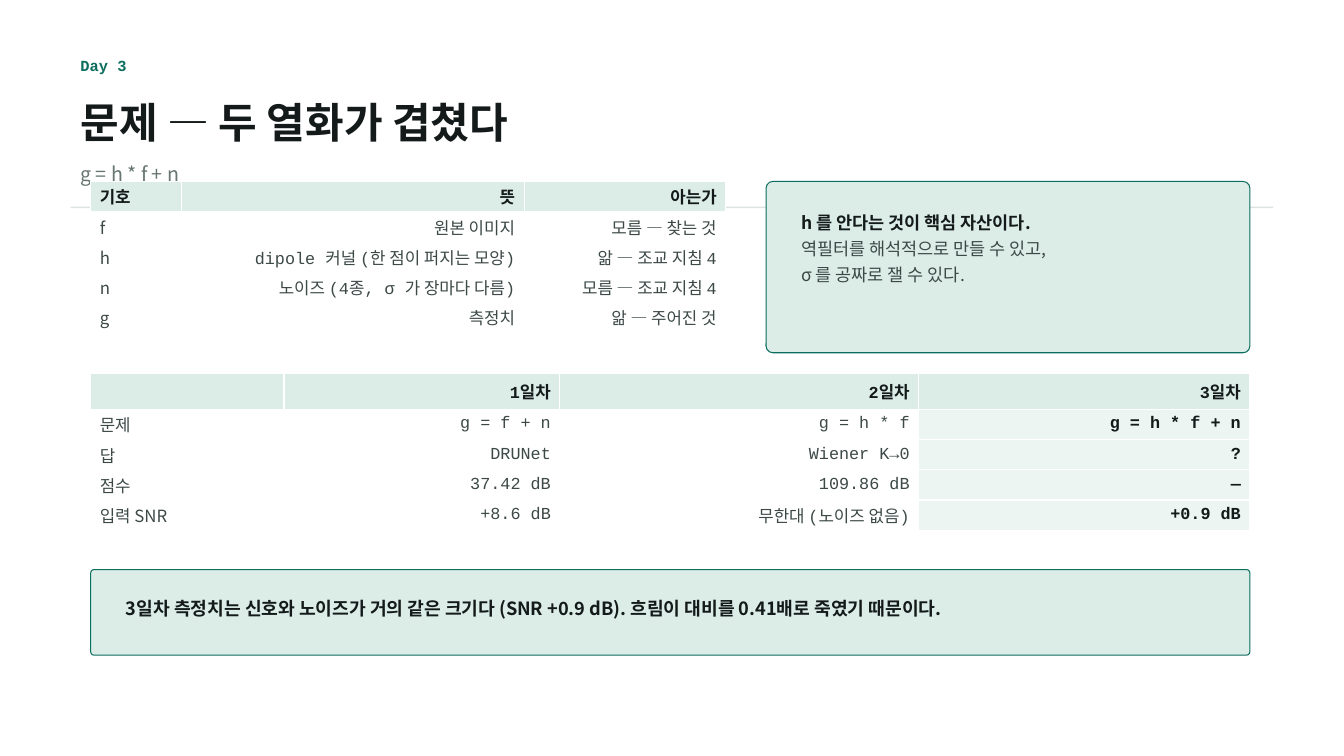
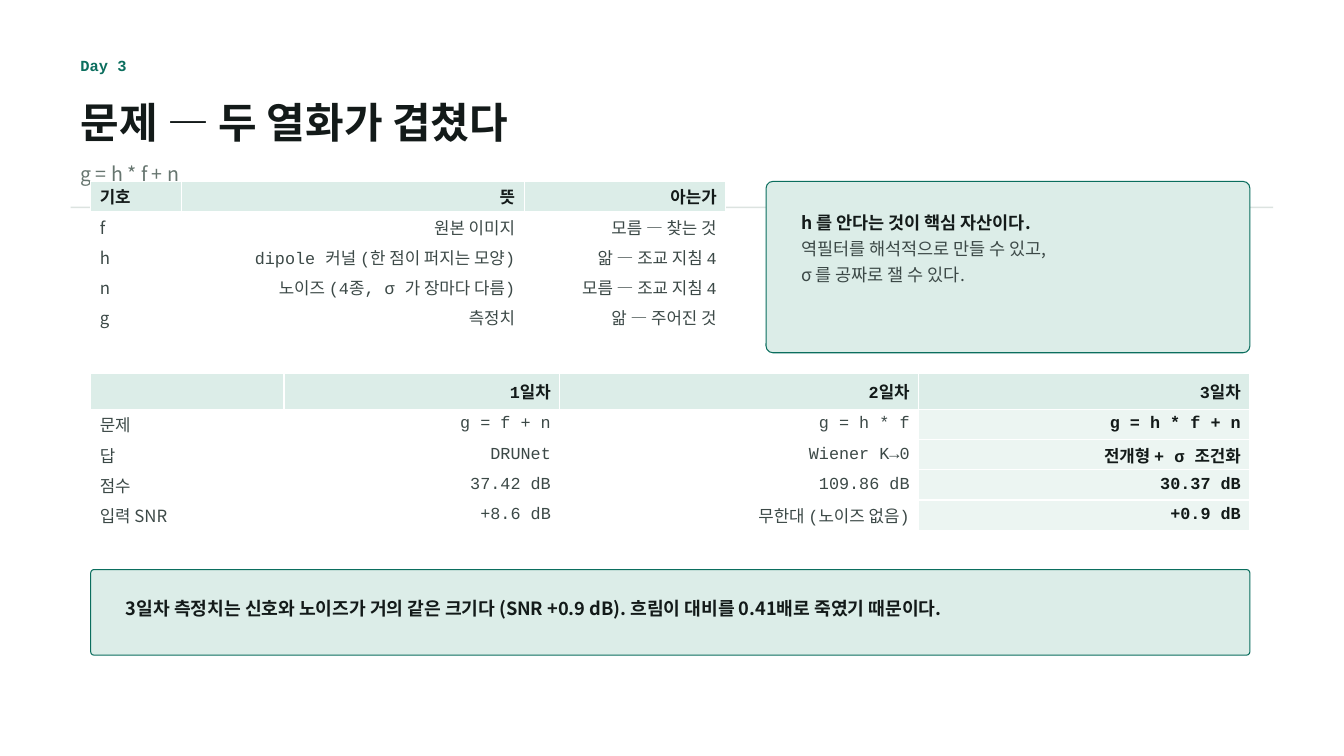
Before and after one commit to kithhooni-commits/ds-practice, a slide deck: slide 4 of 실습5/실습5_day3_발표.pptx. Drawn at 1344x756 pixels with LibreOffice and Linux fonts; fonts in the diff are those of the drawing. Boxes give left, top, right and bottom in pixels: in the first picture for what was removed or moved away, otherwise in the second. Text is boxed around its words. In the diff, an @@ line names an element or a change of style, - is before the commit and + after.

```diff
--- a/실습5/실습5_day3_발표.pptx
+++ b/실습5/실습5_day3_발표.pptx
@@ table at bbox=[91, 373, 1251, 530] @@
-row 3, column 4: ?
+row 3, column 4: 전개형 + σ 조건화
-row 4, column 4: —
+row 4, column 4: 30.37 dB
```
Also in this commit, not shown: 1 other slide changed, 1 other file.
